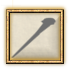
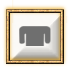
Layers edited between the first and the second w=74, h=75 image:
painted on "Calque" over [1, 5, 68, 68]
hid "Calque #9", opacity 52% → 100% over [1, 5, 68, 68]
added layer "Calque #16" in group "Groupe de calques" over [19, 26, 51, 46]
hid "Calque #10", moved it into group "Groupe de calques", painted on it over [18, 5, 51, 68]
hid "Calque #5", moved it into group "Groupe de calques", painted on it over [1, 5, 68, 56]
hid "Calque #8" over [10, 17, 57, 58]
added layer "Calque #17" (82%) in group "remplacement" over [10, 13, 60, 60]
"Calque #2": opacity 51% → 55% over [10, 13, 60, 60]
